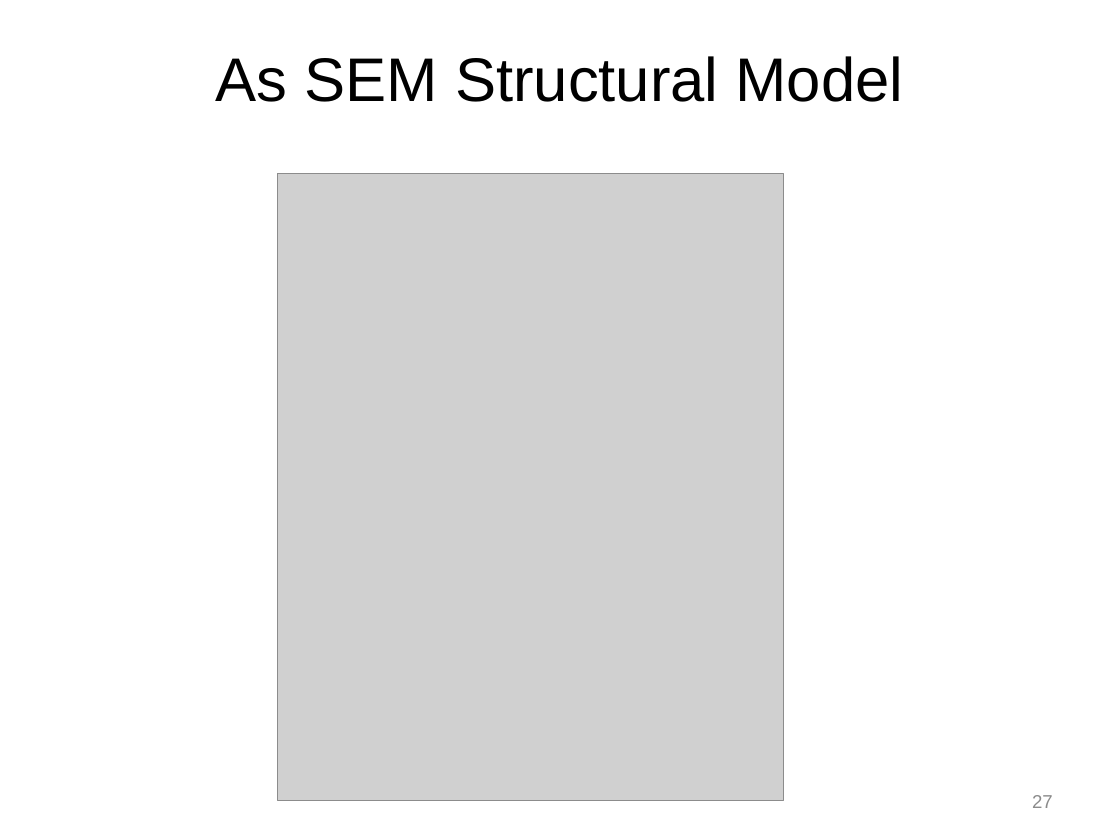
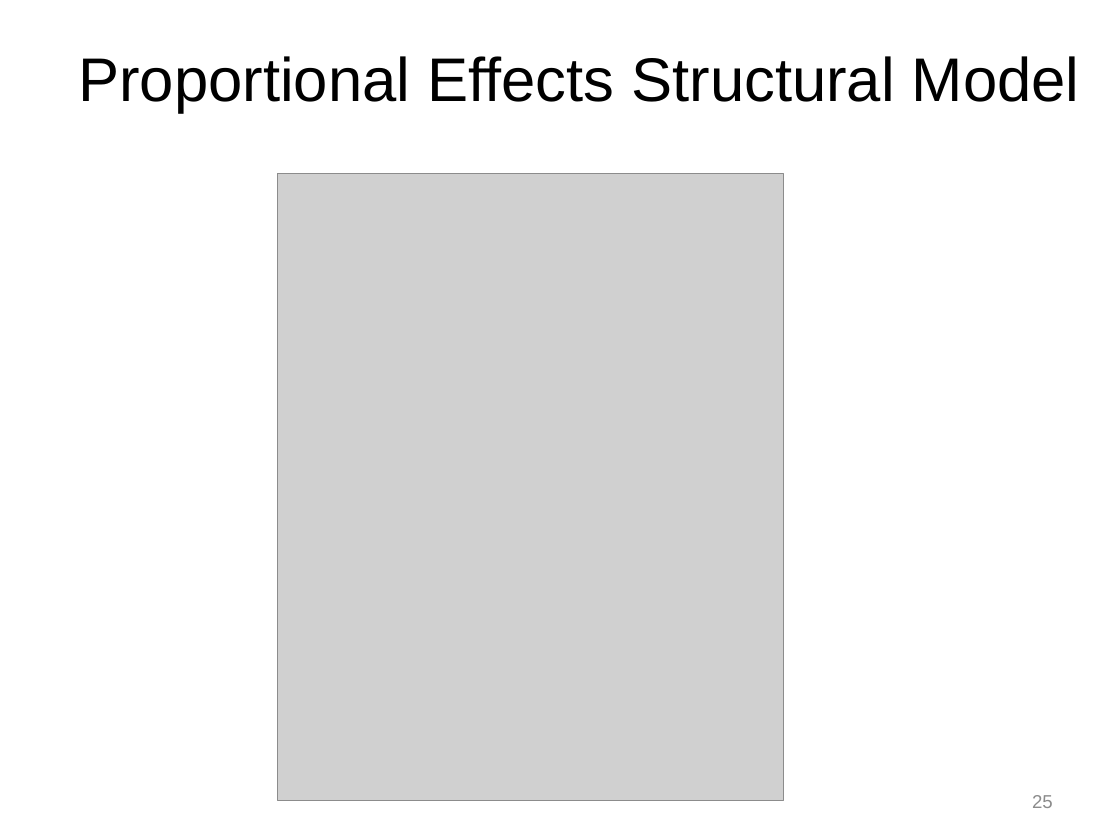
Before and after one commit to mayazrm/KZNB, a slide deck: slide 25 of DSM/Bolger_DSM_Report_from_the_Trenches_170614.pptx (slide 27 before the commit). Drawn at 1120x840 pixels with LibreOffice and Linux fonts; fonts in the diff are those of the drawing; grey boxes stand for pictures. Boxes give left, top, right and bottom in pixels: in the first picture for what was removed or moved away, otherwise in the second. Text is boxed around its words. In the diff, an @@ line names an element or a change of style, - is before the commit and + after.

```diff
--- a/DSM/Bolger_DSM_Report_from_the_Trenches_170614.pptx
+++ b/DSM/Bolger_DSM_Report_from_the_Trenches_170614.pptx
@@ title at bbox=[78, 56, 1080, 113]: text changed @@
-As SEM Structural Model
+Proportional Effects Structural Model
@@ page number at bbox=[1032, 795, 1053, 808]: text changed @@
-27
+25
```
Also in this commit, not shown: 10 other slides changed, 4 slides added, 1 slide removed, 2 other files.
